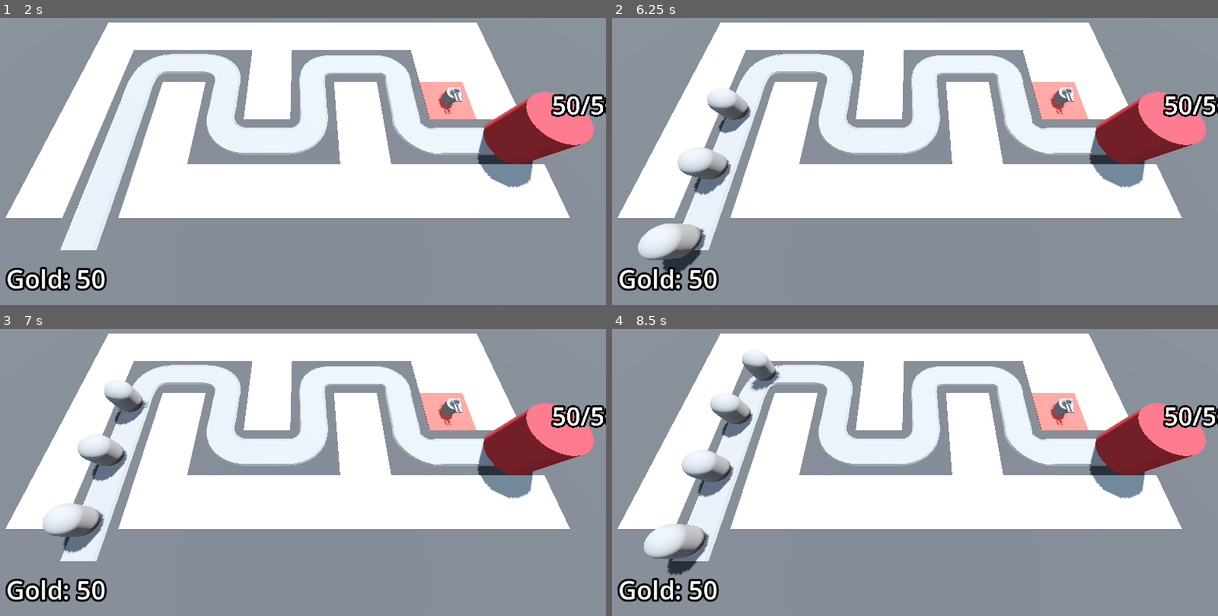
Above: before the commit, frames 1-4 (two rows, left to right).
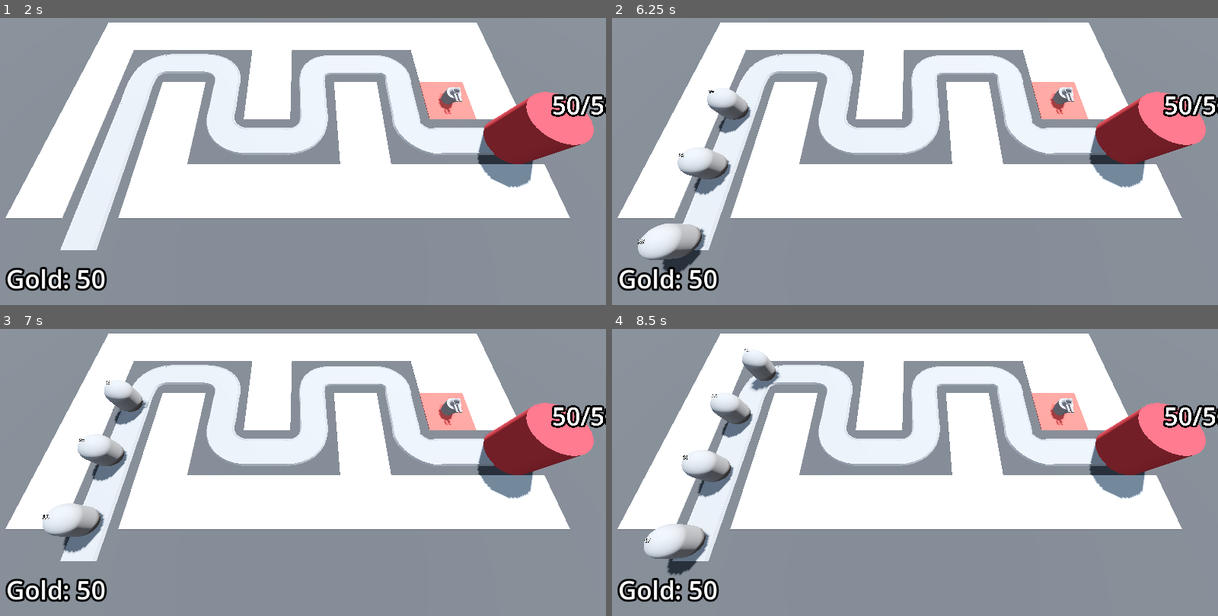
Above: after the commit, the same moments.

Repository: prokosim/barbar-blast
Game: Godot game, scene res://BaseLevel.tscn
Same seed, same stepped clock (60 frames per second), same inputs: the game is played once before the commit and once after it.
Inputs (mouse positions are in pixels of both pictures, inside the frame that each line leads up to):
- Up to frame 1 (2 s): tap Enter at 0.5 s; move the mouse to (436, 115) at 0.52 s; press the mouse at (436, 115) at 0.53 s; tap Space at 1.25 s; move the mouse to (181, 150) at 1.27 s; release the mouse at (181, 150) at 1.28 s; click (181, 150) at 1.35 s
- Up to frame 2 (6.25 s): tap Enter at 2 s; move the mouse to (975, 58) at 2.02 s; press the mouse at (975, 58) at 2.03 s; move the mouse to (884, 201) at 2.77 s; release the mouse at (884, 201) at 2.78 s; click (884, 201) at 2.85 s; move the mouse to (1096, 184) at 3.52 s; press the mouse at (1096, 184) at 3.53 s; move the mouse to (733, 84) at 4.27 s; release the mouse at (733, 84) at 4.28 s; click (733, 84) at 4.35 s; move the mouse to (945, 132) at 5.02 s; press the mouse at (945, 132) at 5.03 s; move the mouse to (824, 49) at 5.77 s; release the mouse at (824, 49) at 5.78 s; click (824, 49) at 5.85 s
- Up to frame 3 (7 s): move the mouse to (436, 426) at 6.52 s; press the mouse at (436, 426) at 6.53 s
- Up to frame 4 (8.5 s): move the mouse to (793, 461) at 7.27 s; release the mouse at (793, 461) at 7.28 s; click (793, 461) at 7.35 s; move the mouse to (975, 369) at 8.02 s; press the mouse at (975, 369) at 8.03 s

Frame 1 is identical in both runs. In frame 2, less than 0.1% of the frame differs, in the area x 4-17%, y 25-79%; in frame 3, less than 0.1%; in frame 4, less than 0.1%.

Commit message:
enemy health bar

Diff:
--- a/Enemy/enemy.gd
+++ b/Enemy/enemy.gd
@@ -19,6 +19,8 @@
 @onready var base = get_tree().get_first_node_in_group("base")
 @onready var animation_player: AnimationPlayer = $AnimationPlayer
 @onready var bank = get_tree().get_first_node_in_group("bank")
+@onready var label_3d: Label3D = $Label3D
+
 
 func _ready() -> void:
 	current_health = max_health
@@ -27,6 +29,8 @@
 func _process(delta: float) -> void:
 	progress += delta * speed
 
+	label_3d.text = str(current_health)
+
 	if progress_ratio == 1:
 		base.take_damage()
 		set_process(false)
--- a/Enemy/enemy.tscn
+++ b/Enemy/enemy.tscn
@@ -76,3 +76,9 @@
 libraries = {
 "": SubResource("AnimationLibrary_0wkfn")
 }
+
+[node name="Label3D" type="Label3D" parent="."]
+transform = Transform3D(1, 0, 0, 0, 1, 0, 0, 0, 1, 0, 3.24767, 0)
+billboard = 1
+text = "current health"
+font_size = 64
